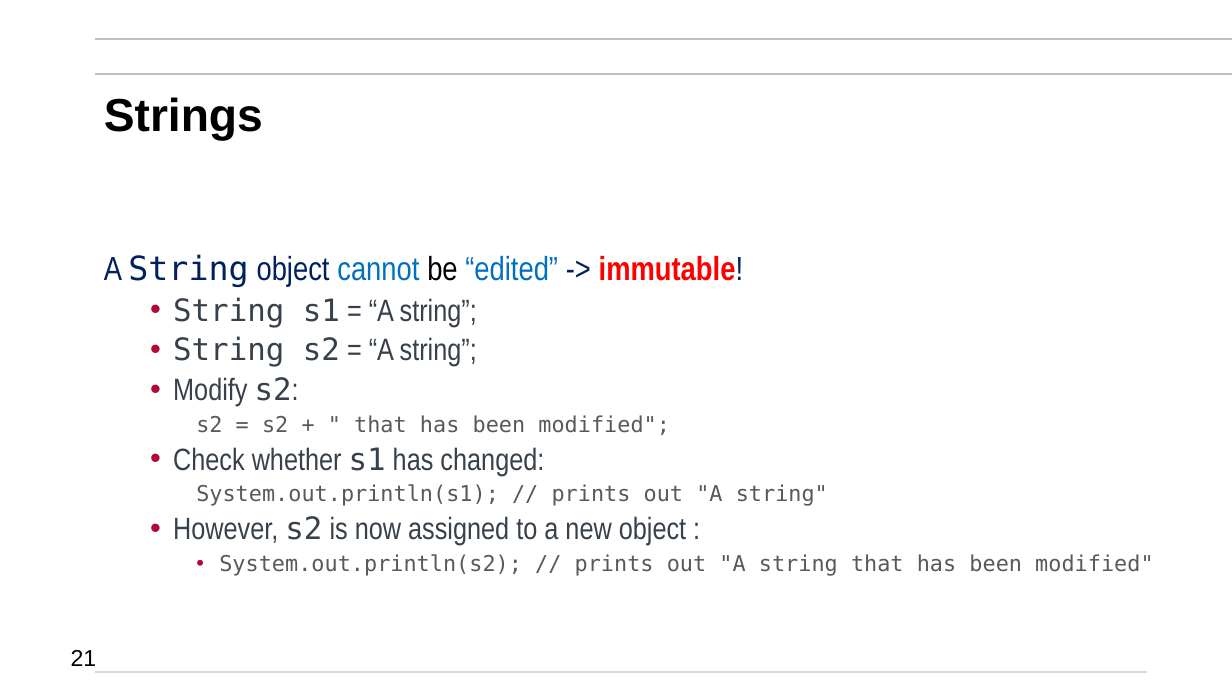
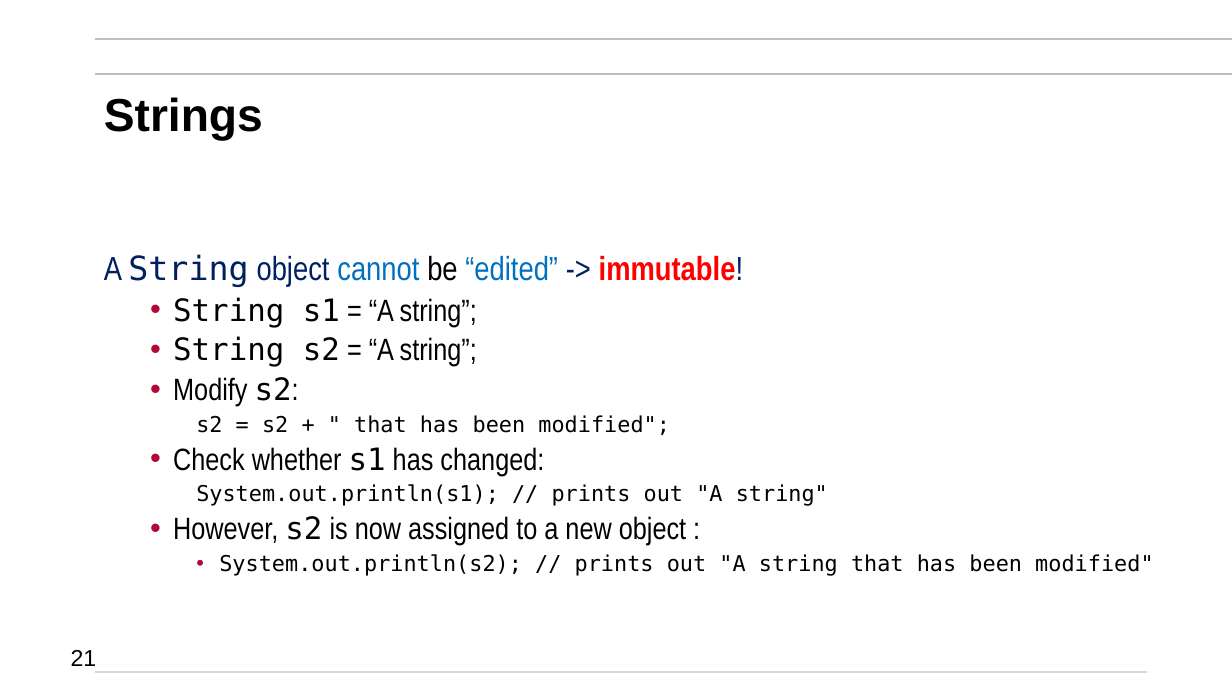
Before and after one commit to mikegrace2/CSEN160-Fall2026-Course-Website, a slide deck: slide 21 of lectures/Week01_JavaRefresher/3_JavaRefresher_V4.pptx. Drawn at 1232x693 pixels with LibreOffice and Linux fonts; fonts in the diff are those of the drawing; background and template pictures are left out. Boxes give left, top, right and bottom in pixels: in the first picture for what was removed or moved away, otherwise in the second. Text is boxed around its words. In the diff, an @@ line names an element or a change of style, - is before the commit and + after.

Commit message:
Only style updates

```diff
--- a/lectures/Week01_JavaRefresher/3_JavaRefresher_V4.pptx
+++ b/lectures/Week01_JavaRefresher/3_JavaRefresher_V4.pptx
@@ text at (x1=173, y1=297, x2=1153, y2=576): text colour #37414B to #000000 in "String s1 = “A string”;", "String s2 = “A string”;", "Modify s2:", "Check whether s1 has changed:" and 1 more places; text colour #595959 to #000000 in "s2 = s2 + " that has ...", "System.out.println(s1); // prints out "A string"", "System.out.println(s2); // prints out "A string that ..." @@
```
Also in this commit, not shown: 9 other slides changed.
